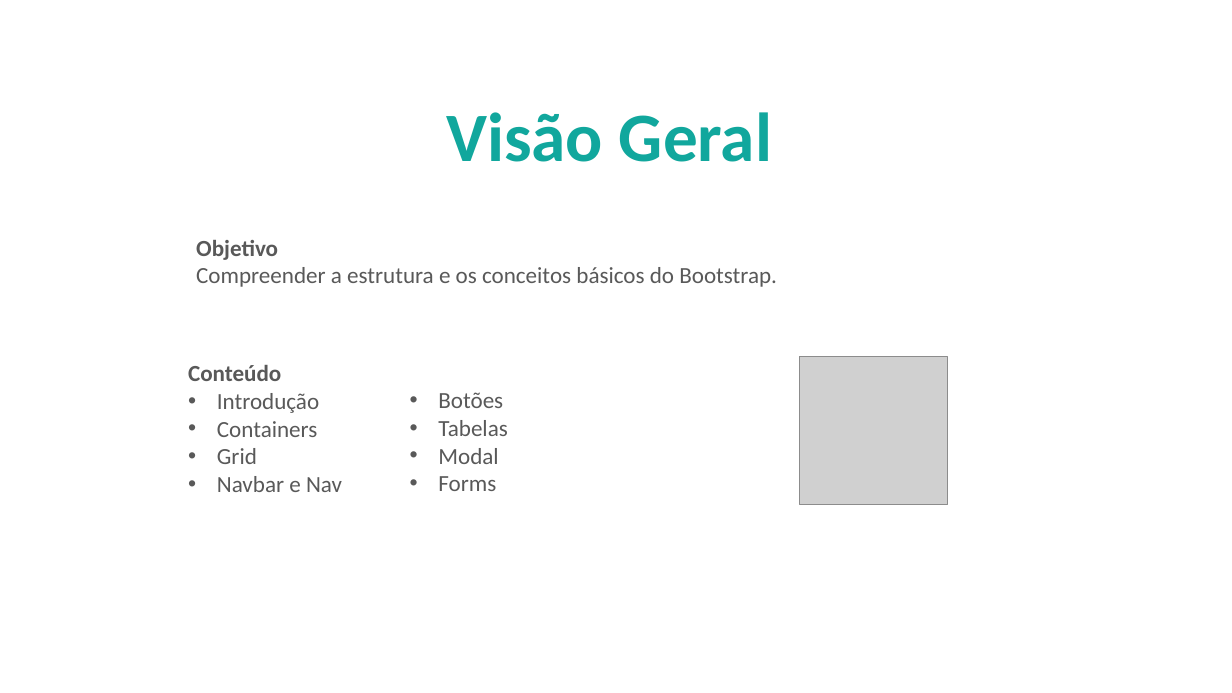
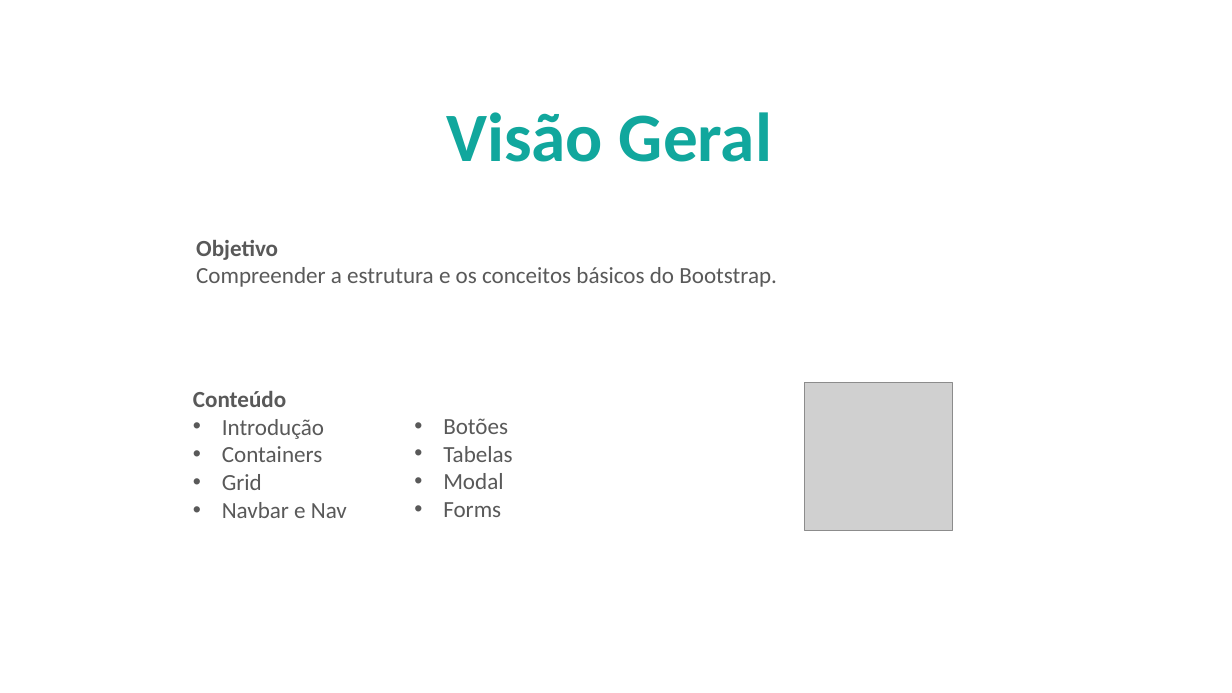
Before and after one commit to AlberttSantos/treinamento-bootstrap, a slide deck: slide 1 of Bootstrap.pptx. Drawn at 1232x693 pixels with LibreOffice and Linux fonts; fonts in the diff are those of the drawing; grey boxes stand for pictures; background and template pictures are left out. Boxes give left, top, right and bottom in pixels: in the first picture for what was removed or moved away, otherwise in the second. Text is boxed around its words. In the diff, an @@ line names an element or a change of style, - is before the commit and + after.

```diff
--- a/Bootstrap.pptx
+++ b/Bootstrap.pptx
@@ 2 texts, 1 picture: place and size @@
-2 texts, 1 picture at <box>188,357,948,505</box>
+2 texts, 1 picture at <box>193,383,953,531</box>
```
Also in this commit, not shown: 1 other slide changed.
